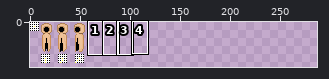
A pixel-art file gets an edit: Pestilence/Assets/PixelArt/Character Sprite Sheet.aseprite. The picture above shows the old version from afar; the outline marks the close-up.
Close-up. The starting point:
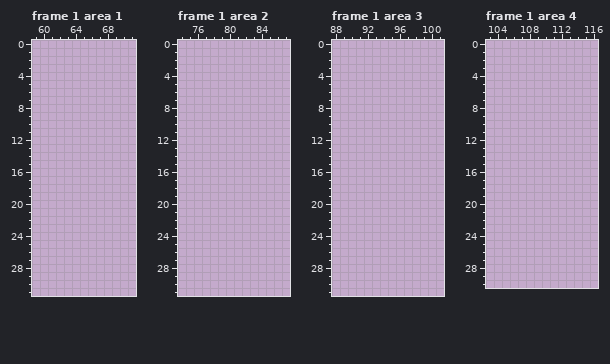
320x320 pixels, 1 frame. Colours within 5 levels of each other are drawn and written as one. Shown: frame 1 area 1: x 59..71, y 0..31; frame 1 area 2: x 74..87, y 0..31; frame 1 area 3: x 88..101, y 0..31; frame 1 area 4: x 103..116, y 0..30. The wide view leaves out empty margins. The commit also changed other frames or places, which this record leaves out.
Now the later version:
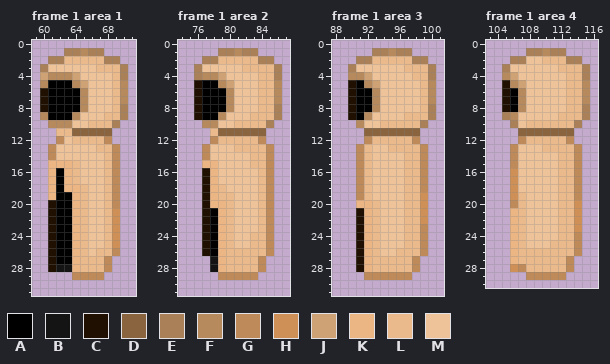
Palette (. is transparent): A #000000  B #141414  C #201001  D #8a633f  E #aa8059  F #b68a5d  G #be8a5a  H #ce9057  J #cea274  K #ebb584  L #ebba8c  M #eec39a
Change:
Changed rows in their new state; - is an unchanged pixel.
Frame 1 area 1:
first column x 60:
 1 ---EEFEE---
 2 -EELLLLLEE-
 3 EMMMMMMLLLE
 4 JFFFJMMMMLE
 5 FAAAFJMMMLF
 6 CAAAAFMMMLF
 7 CAAAAFMMMLF
 8 CAAAAFMMMLE
 9 FAAAFMMMLLE
10 -FFFMMLLLE-
11 --LLDDDDD--
12 --GMLLLLG--
13 -GMMMMMLLG-
14 -GMMMMMMLG-
15 -KKKLMMMLG-
16 -KAKLMMMLG-
17 -KAKLMMMLG-
18 -KAKKLMMLG-
19 -KAAKLMMLG-
20 -CAAKLMMLG-
21 -CAAKLMMLH-
22 -CAAKLMMLH-
23 -CAAKLMMLH-
24 -CAAKLMMLH-
25 -CAAKLMMLH-
26 -CAAKLMLLG-
27 -CAAKLLLG--
28 -CBBKLLLG--
29 ----GGGG---
Frame 1 area 2:
first column x 76:
 1 ---EEFEE---
 2 -EELLLLLEE-
 3 EMMMMMLLLLE
 4 EFFJMMMMLLE
 5 CAAFJMMMLLF
 6 CAAAFMMMLLF
 7 CAAAFMMMLLF
 8 CAAAFMMMLLE
 9 CAAFMMMLLLE
10 -FFMMLLLLE-
11 --LDDDDDD--
12 --GLLLLLG--
13 -GMMMLLLLG-
14 -GMMMMMLLG-
15 -KKMMMMLLG-
16 -CKMMMMMLG-
17 -CKMMMMMLG-
18 -CKLMMMMLG-
19 -CKLLMMMLG-
20 -CKKLMMMLG-
21 -CAKLMMMLG-
22 -CAKLMMMLG-
23 -CAKLMMMLG-
24 -CAKLMMLLG-
25 -CAKLMMLLG-
26 -CAKLLLLLG-
27 --BKLLLLG--
28 --BKLLLLG--
29 ---GGGGG---
Frame 1 area 3:
first column x 90:
 1 ---EEFEE---
 2 -EELLLLLEE-
 3 EMMMMMMLLLE
 4 FFJMMMMMLLE
 5 CAFJMMMMMLF
 6 CAAFMMMMMLF
 7 CAAFMMMMMLF
 8 CAAFMMMMMLE
 9 CAFMMMMLLLE
10 -FMMLLLLLE-
11 --DDDDDDD--
12 --GLLLLLG--
13 -GLMMLLLLG-
14 -GLMMMMLLG-
15 -GLMMMMLLG-
16 -GLMMMMLLG-
17 -GLMMMMLLG-
18 -GLMMMMLLG-
19 -GLMMMMLLH-
20 -KKLMMMLLH-
21 -CKLMMMLLH-
22 -CKLMMMLLH-
23 -CKLMMMLLG-
24 -CKLMMMLLG-
25 -CKLMMMLLG-
26 -CKLMMLLLG-
27 -CKLLLLLG--
28 -CKLLLLLG--
29 --GGGGGG---
Frame 1 area 4:
first column x 105:
 1 ---EEFEE---
 2 -EEMMLLLEE-
 3 EMMMMMMLLLE
 4 FJMMMMMMLLE
 5 CFJMMMMMLLF
 6 CAFMMMMMLLF
 7 CAFMMMMMLLF
 8 CAFMMMMMLLE
 9 EFMMMMMLLLE
10 -EMLLLLLLE-
11 --DDDDDDD--
12 --GLLLLLG--
13 -GMMMLLLLG-
14 -GMMMMMLLG-
15 -GMMMMMLLG-
16 -HMMMMMLLG-
17 -HMMMMMLLG-
18 -HMMMMMLLG-
19 -HLMMMMLLG-
20 -GLMMMMLLH-
21 -KLMMMMLLH-
22 -KLMMMMLLH-
23 -KLMMMMLLH-
24 -KLMMMMLLG-
25 -KLMMMLLLG-
26 -KLLLLLLLG-
27 -KLLLLLLG--
28 -HGLLLLLG--
29 ---GGGGG---
